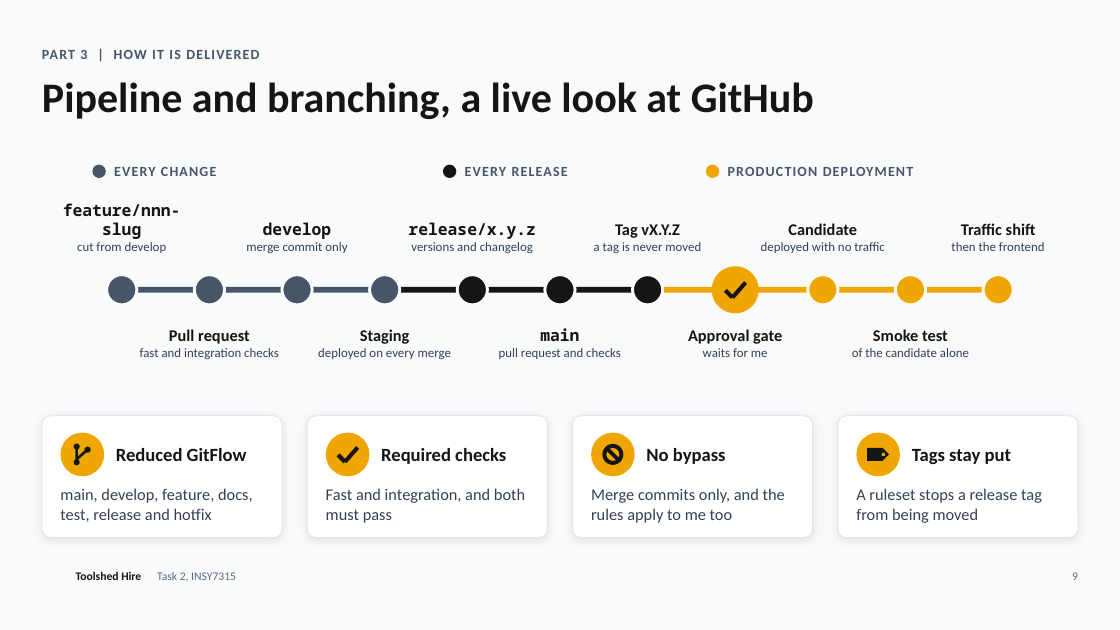
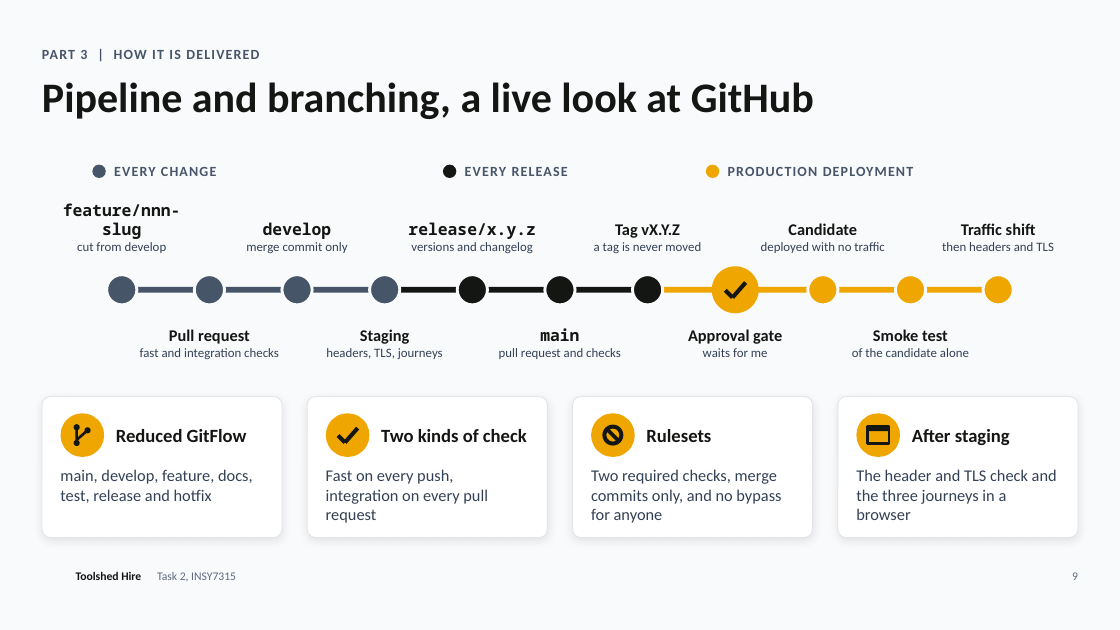
Before and after one commit to teon-artilionAI/toolshed-hire, a slide deck: slide 9 of docs/task2/slides/toolshed-hire-task-2.pptx. Drawn at 1120x630 pixels with LibreOffice and Linux fonts; fonts in the diff are those of the drawing; background and template pictures are left out. Boxes give left, top, right and bottom in pixels: in the first picture for what was removed or moved away, otherwise in the second. Text is boxed around its words. In the diff, an @@ line names an element or a change of style, - is before the commit and + after.

```diff
--- a/docs/task2/slides/toolshed-hire-task-2.pptx
+++ b/docs/task2/slides/toolshed-hire-task-2.pptx
@@ text at box(942, 242, 1054, 251): text changed @@
-then the frontend
+then headers and TLS
@@ text at box(326, 348, 443, 359): text changed @@
-deployed on every merge
+headers, TLS, journeys
@@ rounded rectangle: place and size @@
-rounded rectangle at box(42, 416, 282, 538)
+rounded rectangle at box(42, 397, 282, 538)
@@ rounded rectangle: place and size @@
-rounded rectangle at box(308, 416, 548, 538)
+rounded rectangle at box(308, 397, 548, 538)
@@ rounded rectangle: place and size @@
-rounded rectangle at box(573, 416, 813, 538)
+rounded rectangle at box(573, 397, 813, 538)
@@ proportions changed in 4 elements at box(42, 397, 282, 538), box(308, 397, 548, 538), box(573, 397, 813, 538), box(838, 397, 1078, 538) @@
@@ rounded rectangle: place and size @@
-rounded rectangle at box(838, 416, 1078, 538)
+rounded rectangle at box(838, 397, 1078, 538)
@@ 7 ellipses, 4 lines, 1 text, 1 no-entry sign: place and size @@
-7 ellipses, 4 lines, 1 text, 1 no-entry sign at box(60, 433, 900, 476)
+7 ellipses, 4 lines, 1 text, 1 no-entry sign at box(60, 413, 900, 457)
@@ text at box(381, 429, 527, 442): text changed @@
-Required checks
+Two kinds of check
@@ text at box(646, 429, 711, 442): text changed @@
-No bypass
+Rulesets
@@ rectangle: place and size @@
-rectangle at box(867, 448, 889, 461)
+rectangle at box(867, 427, 889, 444)
@@ rectangle at box(867, 427, 889, 444): pentagon arrow to rectangle; fill #141613 to none; outline none to #141613 2.25 pt @@
@@ rectangle added at box(867, 427, 889, 432), fill #141613 @@
@@ text at box(912, 429, 1010, 445): text changed @@
-Tags stay put
+After staging
@@ text "main, develop, feature, docs, test, ...": place and size @@
-text "main, develop, feature, docs, test, ..." at box(60, 488, 253, 522)
+text "main, develop, feature, docs, test, ..." at box(60, 469, 253, 503)
@@ text at box(326, 469, 488, 523): text changed @@
-Fast and integration, and both must pass
+Fast on every push, integration on every pull request
@@ text at box(591, 469, 781, 523): text changed @@
-Merge commits only, and the rules apply to me too
+Two required checks, merge commits only, and no bypass for anyone
@@ text at box(856, 469, 1057, 520): text changed @@
-A ruleset stops a release tag from being moved
+The header and TLS check and the three journeys in a browser
@@ ellipse removed at box(882, 453, 886, 456) @@
```
Also in this commit, not shown: 12 other slides changed, 1 other file.
